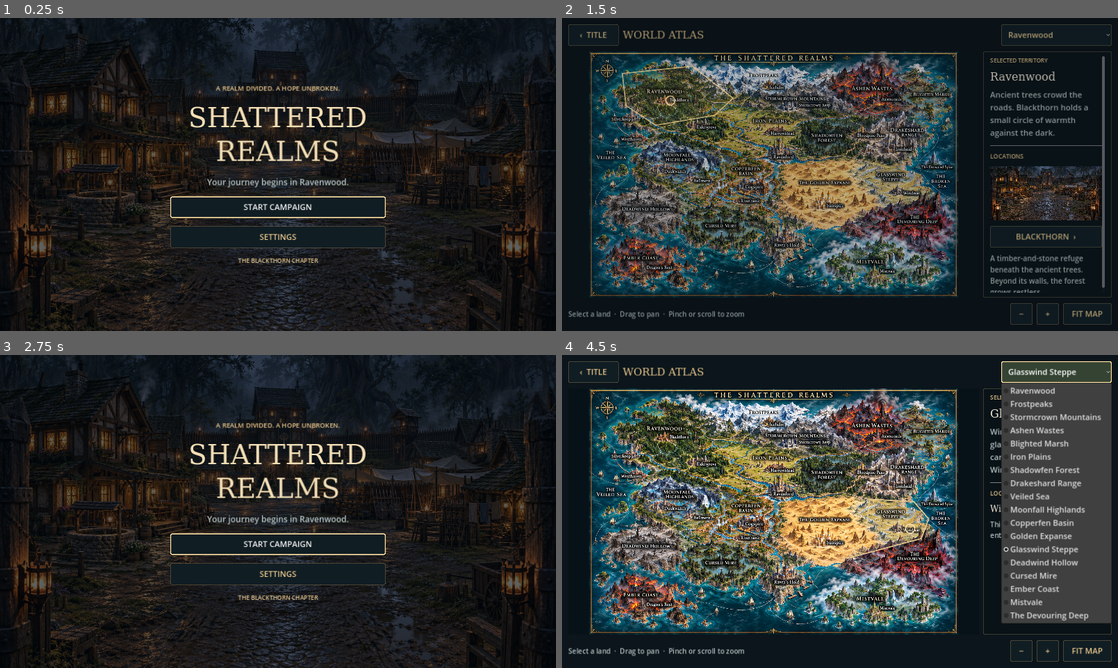
Above: before the commit, frames 1-4 (two rows, left to right).
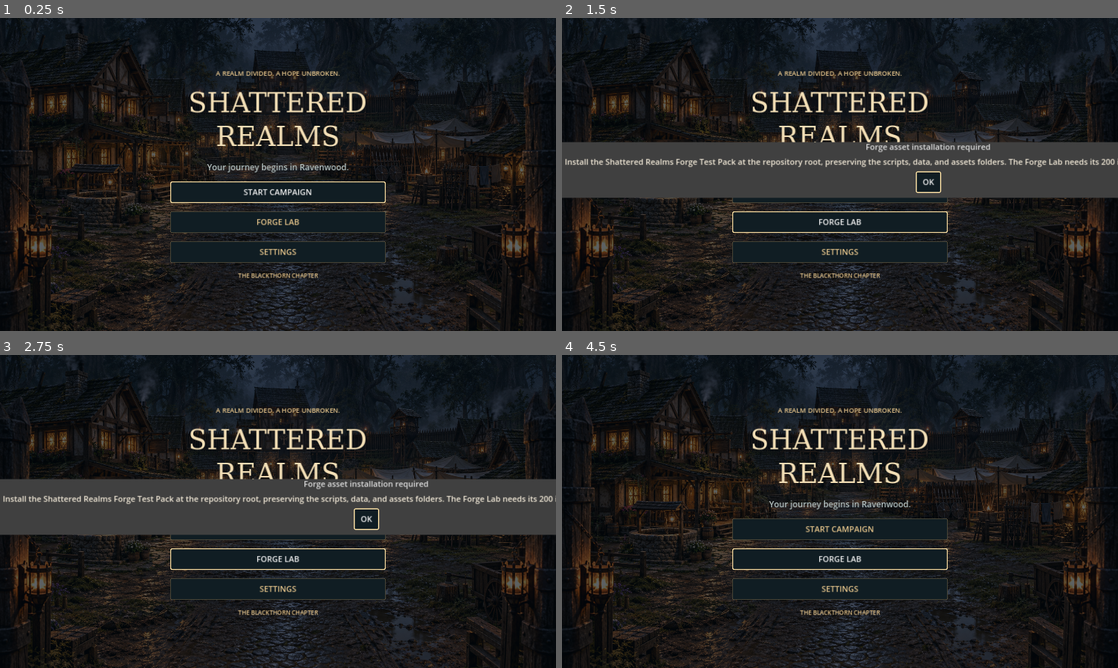
Above: after the commit, the same moments.

Repository: tpylman90-ctrl/shattered-realms-next
Game: Godot game, scene res://scenes/front_end.tscn
The game is run twice, just before and just after one commit, with the same random seed, the same clock (stepped at 60 frames per second) and the same inputs.
Inputs (mouse positions are in pixels of both pictures, inside the frame that each line leads up to):
- Up to frame 1 (0.25 s): no input
- Up to frame 2 (1.5 s): click (840, 221) at 0.5 s, where only the run after the commit has a clickable "FORGE LAB"; click "START CAMPAIGN" at 1.25 s
- Up to frame 3 (2.75 s): click (33, 370) at 2 s, where only the run before the commit has a clickable "‹ TITLE"
- Up to frame 4 (4.5 s): click "START CAMPAIGN" at 2.75 s; click (928, 517) at 3.5 s, where only the run after the commit has a clickable "OK"; click (1056, 370) at 4.25 s, where only the run before the commit has a clickable "Glasswind Steppe"

The runs differ from the first frame. In frame 1, 6.4% of the frame differs, in the area x 30-70%, y 16-84%; in frame 2, 59%; in frame 3, 22%; in frame 4, 69%, in the area x 0-100%, y 0-100%.

Commit message:
Add isolated Forge Lab entry point with missing-assets safety guard

Diff:
--- a/scripts/front_end.gd
+++ b/scripts/front_end.gd
@@ -151,11 +151,30 @@
 	var start := _button("START CAMPAIGN", start_campaign)
 	start.name = "StartCampaign"
 	stack.add_child(start)
+	stack.add_child(_button("FORGE LAB", show_forge_lab))
 	stack.add_child(_button("SETTINGS", show_settings))
 	var note := _label("THE BLACKTHORN CHAPTER", 17, GOLD)
 	note.horizontal_alignment = HORIZONTAL_ALIGNMENT_CENTER
 	stack.add_child(note)
 	start.grab_focus()
+
+
+func show_forge_lab() -> void:
+	var script_path := "res://scripts/forge_lab.gd"
+	var data_path := "res://data/entropic_forge/forge_test_catalog.json"
+	if not ResourceLoader.exists(script_path) or not FileAccess.file_exists(data_path):
+		var popup := AcceptDialog.new()
+		popup.title = "Forge asset installation required"
+		popup.dialog_text = "Install the Shattered Realms Forge Test Pack at the repository root, preserving the scripts, data, and assets folders. The Forge Lab needs its 200 individual inventory images and catalog data."
+		add_child(popup)
+		popup.confirmed.connect(popup.queue_free)
+		popup.popup_centered()
+		return
+	_new_page("forge_lab")
+	var lab := load(script_path).new() as Control
+	lab.connect("return_requested", Callable(self, "show_title"))
+	_margin(page, 10).add_child(lab)
+	lab.set_anchors_and_offsets_preset(Control.PRESET_FULL_RECT)
 
 
 func start_campaign() -> void:
@@ -326,6 +345,8 @@
 		return
 	if screen == "blackthorn":
 		show_atlas()
+	elif screen == "forge_lab":
+		show_title()
 	elif screen == "atlas":
 		show_title()
 
